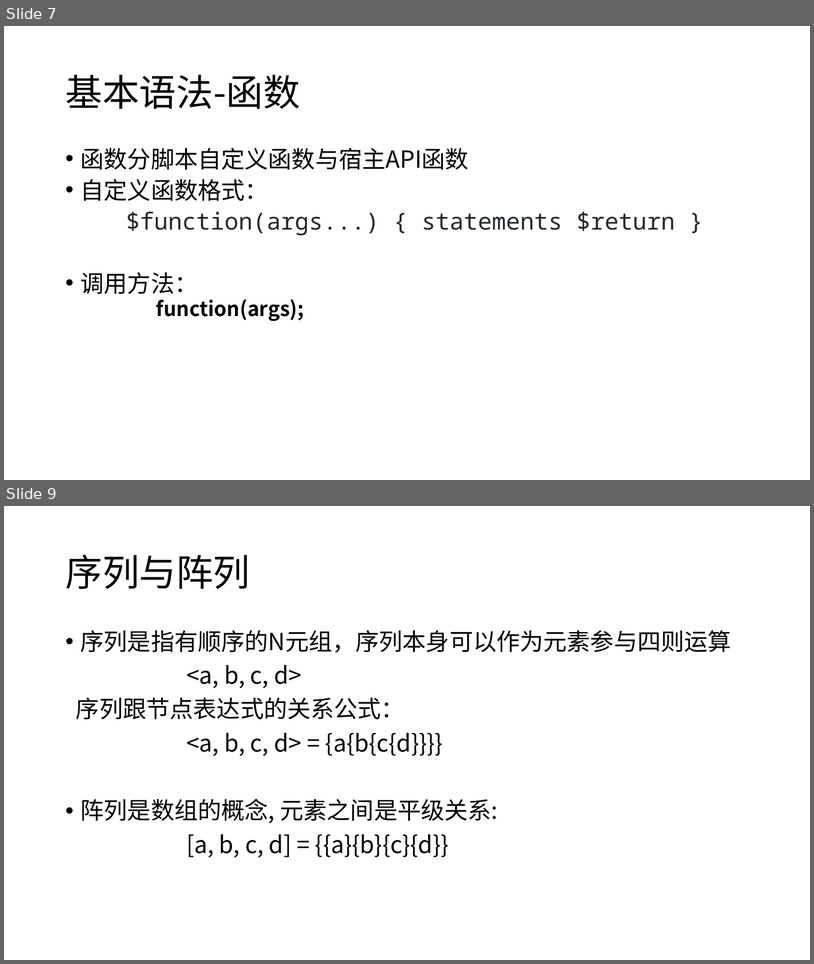
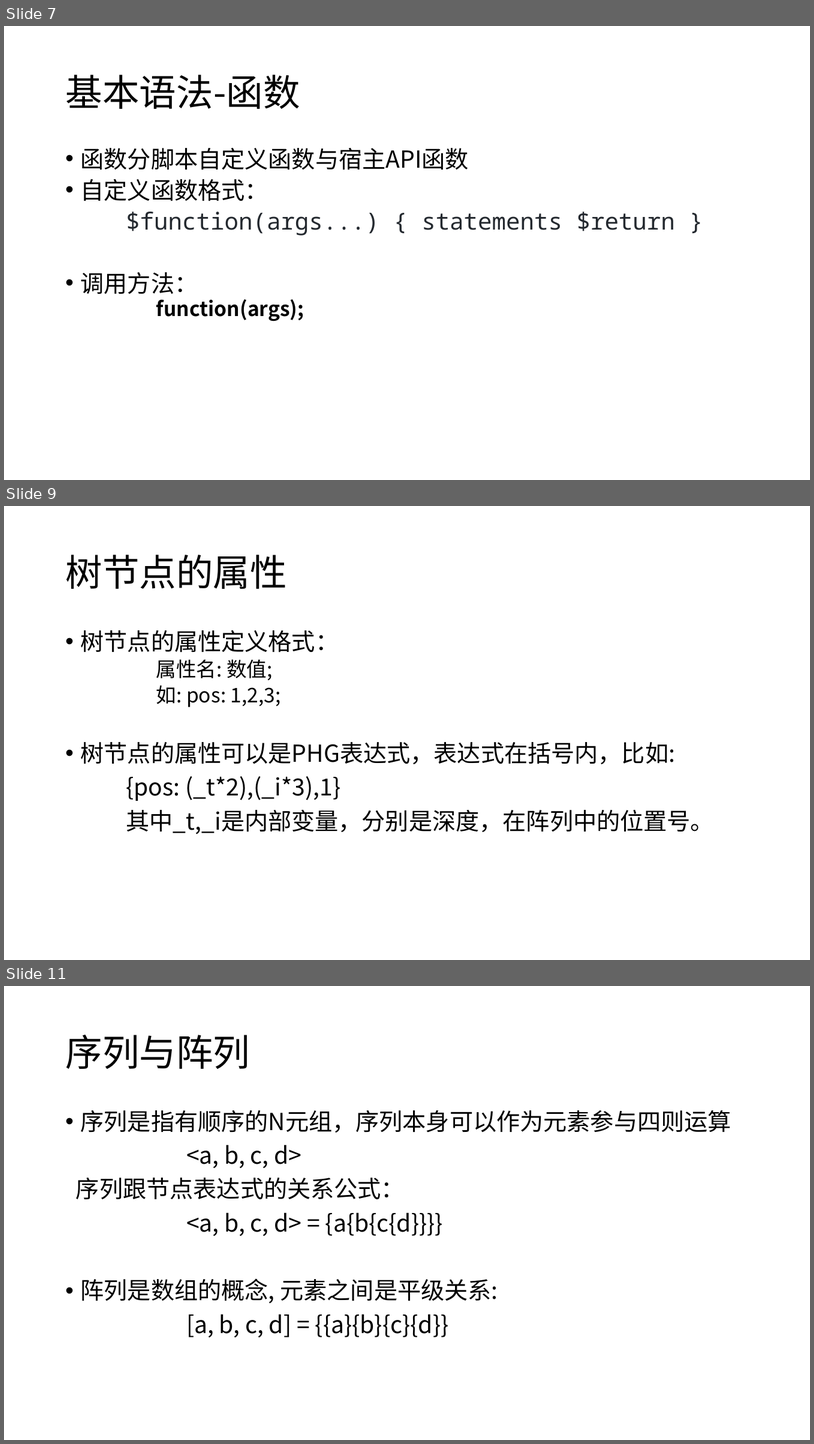
Before and after one commit to panguojun/.PHG., a slide deck: PHG语法手册.pptx. Shown one above the other, each under a label of ours: slides 7 and 9 before the commit, slides 7, 9 and 11 after it; the slides between them are not shown. The pictures are 814x964 and 814x1444 pixels, drawn with LibreOffice and Linux fonts; fonts in the diff are those of the drawing. Boxes give left, top, right and bottom in pixels: in the first picture for what was removed or moved away, otherwise in the second. Text is boxed around its words. In the diff, an @@ line names an element or a change of style, - is before the commit and + after.

```diff
--- a/PHG语法手册.pptx
+++ b/PHG语法手册.pptx
@@ slide 9 added at (x1=4, y1=506, x2=810, y2=960), background #FFFFFF @@
@@ title added at (x1=65, y1=555, x2=287, y2=589), 44 pt, text #000000 @@
+树节点的属性
@@ text added at (x1=81, y1=630, x2=714, y2=834), 28 pt, text #000000 @@
+• 树节点的属性定义格式：
+  属性名: 数值;
+  如: pos: 1,2,3;
+• 树节点的属性可以是PHG表达式，表达式在括号内，比如:
+{pos: (_t*2),(_i*3),1}
+其中_t,_i是内部变量，分别是深度，在阵列中的位置号。
@@ what was slide 9 is now slide 11 @@
```
Also in this commit, not shown: 4 slides changed, 4 other slides added, 1 slide removed.
